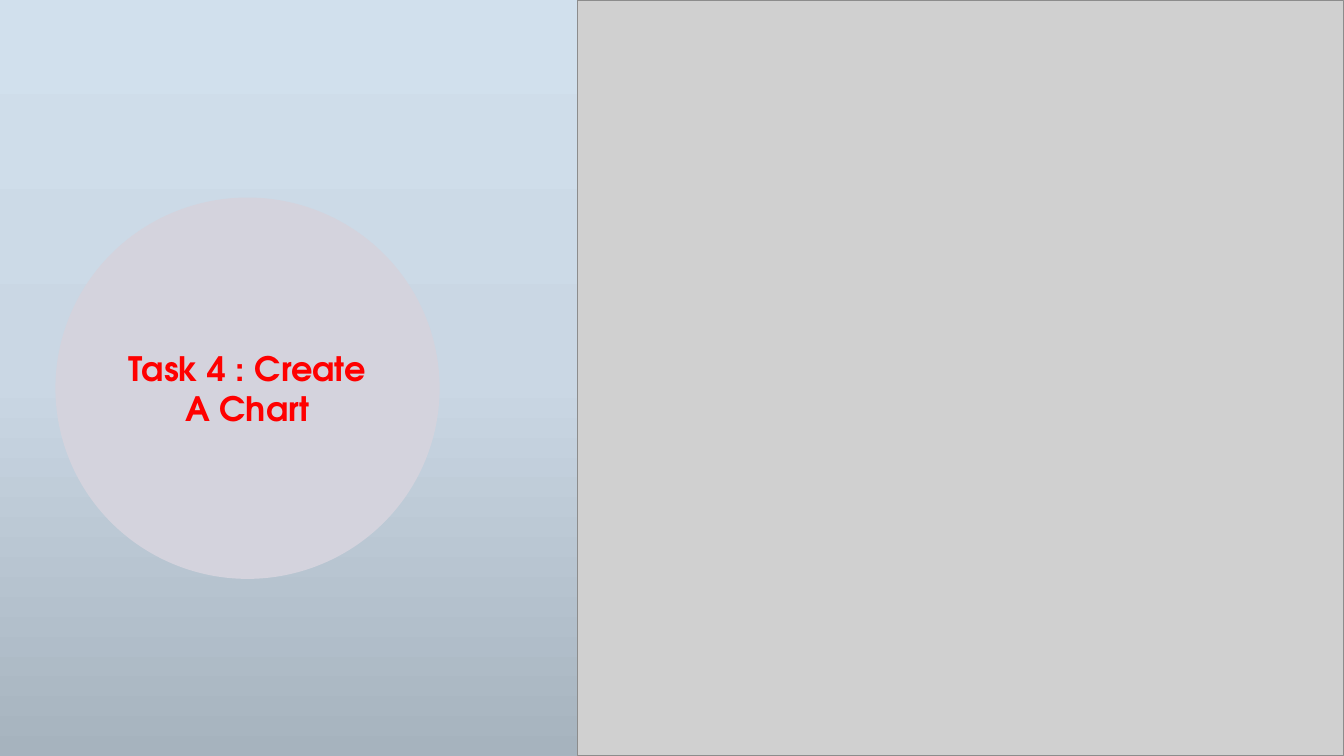
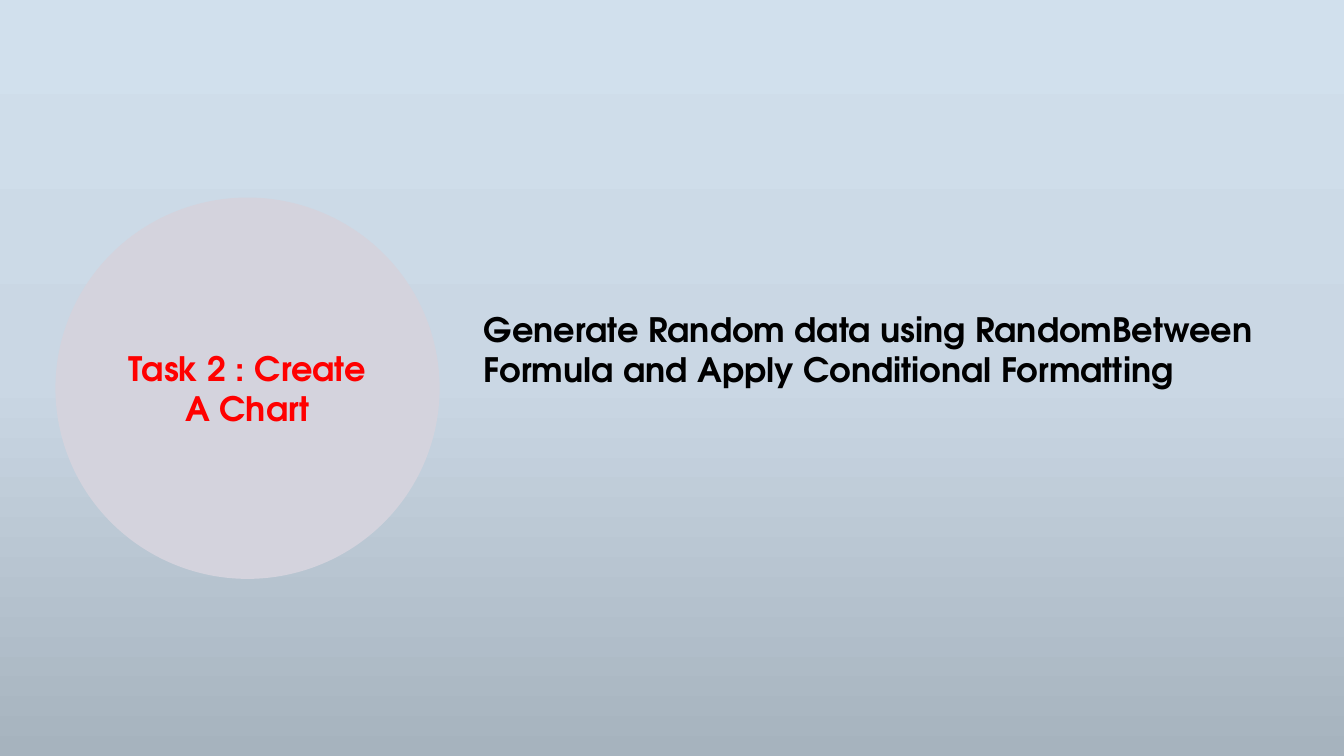
Before and after one commit to NeerajKatheriya1435/Siddhi-Vinayak-STD, a slide deck: slide 3 of Presentations Files/Day3.pptx (slide 5 before the commit). Drawn at 1344x756 pixels with LibreOffice and Linux fonts; fonts in the diff are those of the drawing; grey boxes stand for pictures; background and template pictures are left out. Boxes give left, top, right and bottom in pixels: in the first picture for what was removed or moved away, otherwise in the second. Text is boxed around its words. In the diff, an @@ line names an element or a change of style, - is before the commit and + after.

Commit message:
Excel Formula, Practice File

```diff
--- a/Presentations Files/Day3.pptx
+++ b/Presentations Files/Day3.pptx
@@ picture removed at (578, 0, 1344, 756) @@
@@ text added at (484, 316, 1252, 390), 24 pt, text #000000, bold @@
+Generate Random data using RandomBetween Formula and Apply Conditional Formatting
@@ text in ellipse at (129, 355, 366, 422): text changed @@
-Task 4 : Create A Chart
+Task 2 : Create A Chart
```
Also in this commit, not shown: 5 slides added, 5 slides removed, 4 other files.
